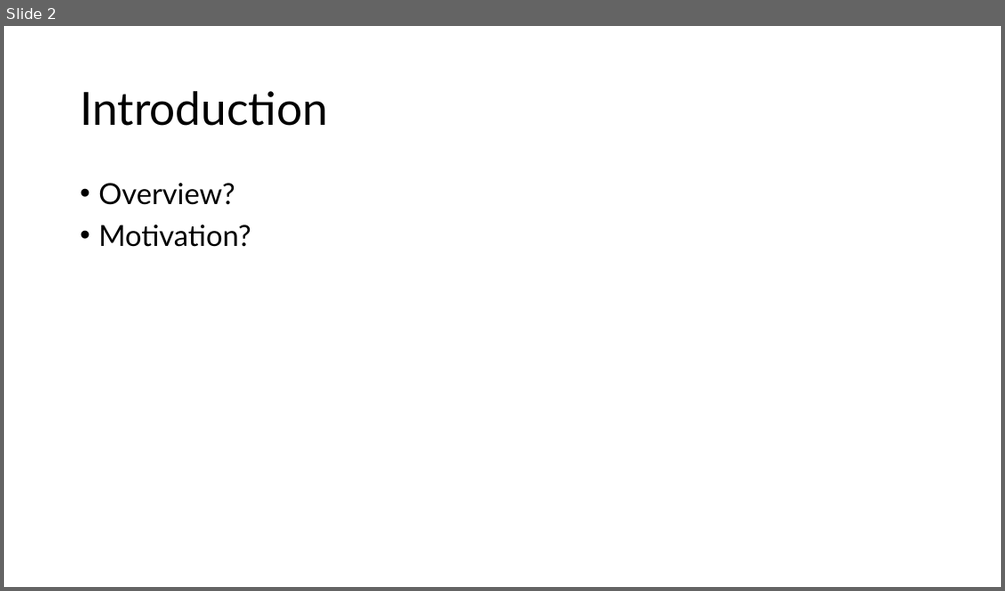
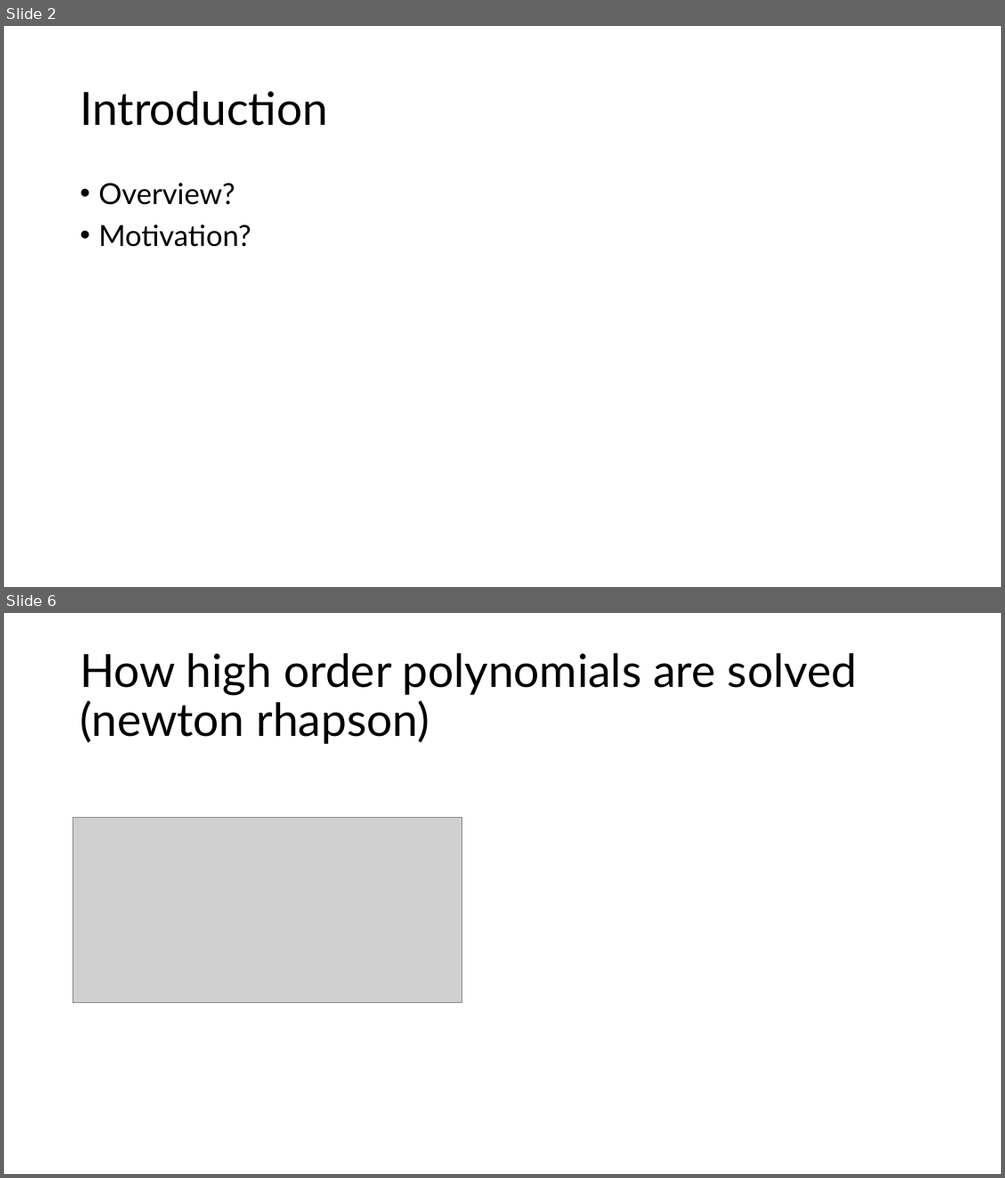
Before and after one commit to rishirattanpal/Equation-Solver, a slide deck: docs/equationSolverPresentation.pptx. Shown one above the other, each under a label of ours: slide 2 before the commit, slides 2 and 6 after it; the slides between them are not shown. The pictures are 1005x591 and 1005x1178 pixels, drawn with LibreOffice and Linux fonts; fonts in the diff are those of the drawing; grey boxes stand for pictures. Boxes give left, top, right and bottom in pixels: in the first picture for what was removed or moved away, otherwise in the second. Text is boxed around its words. In the diff, an @@ line names an element or a change of style, - is before the commit and + after.

```diff
--- a/docs/equationSolverPresentation.pptx
+++ b/docs/equationSolverPresentation.pptx
@@ slide 6 added at (x1=4, y1=613, x2=1001, y2=1174), background #FFFFFF @@
@@ title added at (x1=80, y1=653, x2=857, y2=744), 44 pt, text #000000 @@
+How high order polynomials are solved (newton rhapson)
@@ picture added at (x1=73, y1=818, x2=462, y2=1003) @@
```
Also in this commit, not shown: 2 slides changed, 2 other slides added, 1 slide removed, 10 other files.
